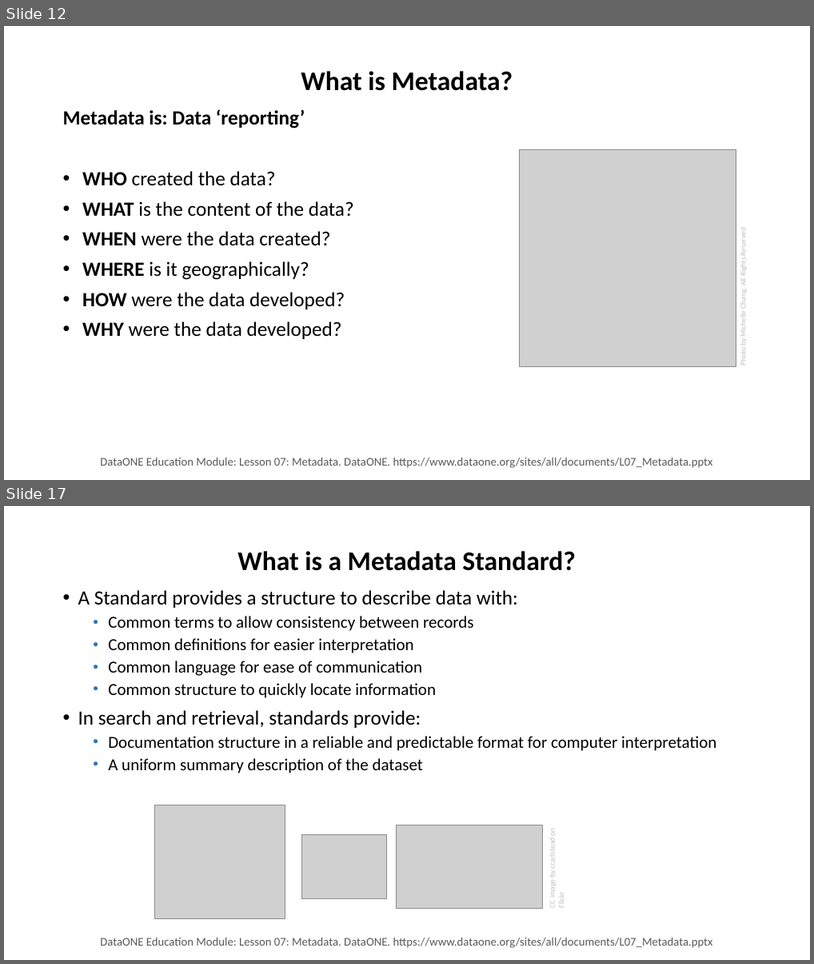
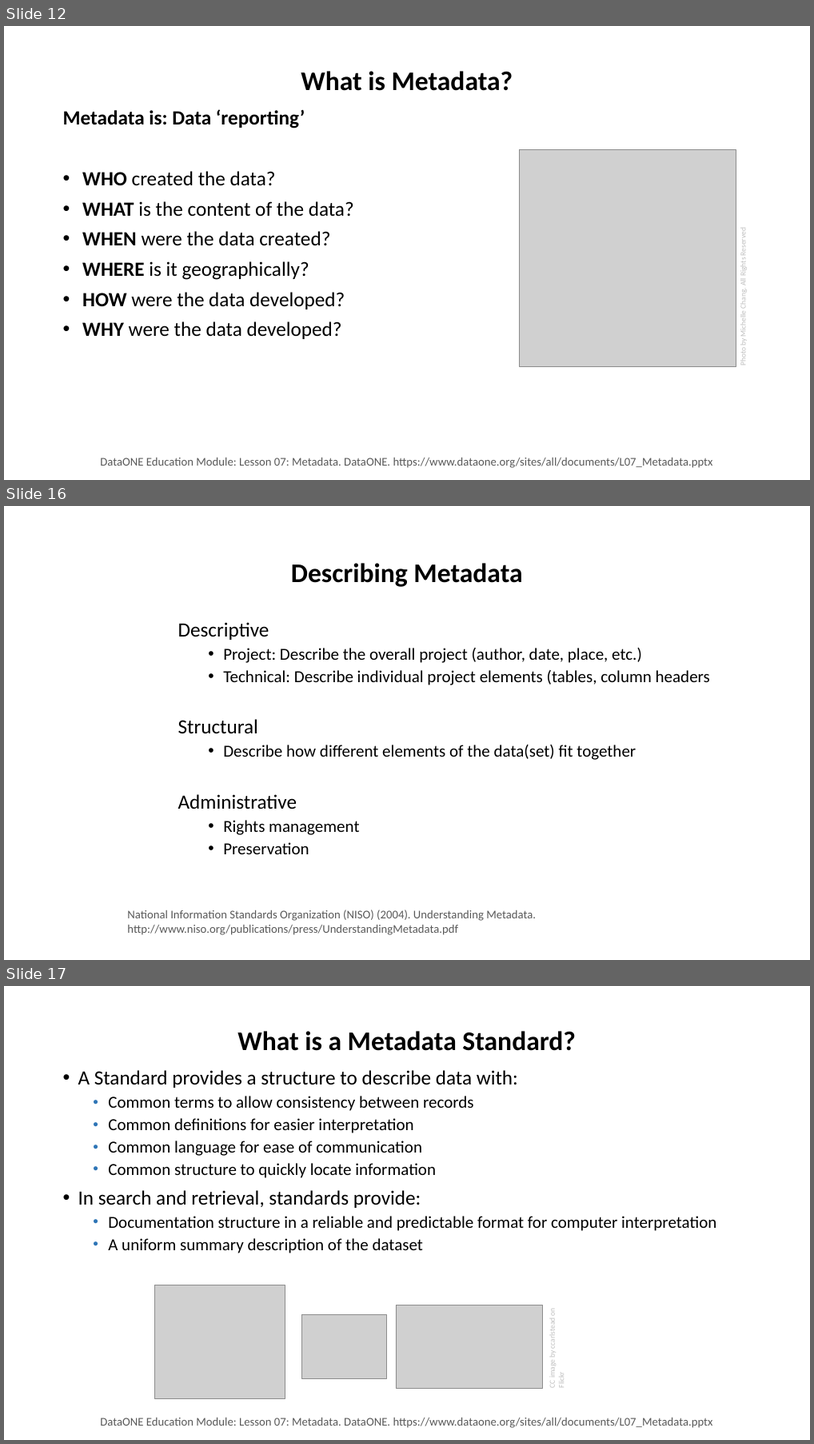
Before and after one commit to tibbben/teaching.data.literacy, a slide deck: UM_DataManagementClass/Lessons/08/08_FirstMeeting.pptx. Shown one above the other, each under a label of ours: slides 12 and 17 before the commit, slides 12, 16 and 17 after it; the slides between them are not shown. The pictures are 814x964 and 814x1444 pixels, drawn with LibreOffice and Linux fonts; fonts in the diff are those of the drawing; grey boxes stand for pictures. Boxes give left, top, right and bottom in pixels: in the first picture for what was removed or moved away, otherwise in the second. Text is boxed around its words. In the diff, an @@ line names an element or a change of style, - is before the commit and + after.

```diff
--- a/UM_DataManagementClass/Lessons/08/08_FirstMeeting.pptx
+++ b/UM_DataManagementClass/Lessons/08/08_FirstMeeting.pptx
@@ slide 16 added at <box>4,506,810,960</box>, background #FFFFFF @@
@@ title added at <box>291,563,522,587</box>, 32 pt, text #000000, bold @@
+Describing Metadata
@@ text added at <box>178,622,710,854</box>, 20 pt, text #000000 @@
+Descriptive
+  • Project: Describe the overall project (author, date, place, etc.)
+  • Technical: Describe individual project elements (tables, column headers
+Structural
+  • Describe how different elements of the data(set) fit together
+Administrative
+  • Rights management
+  • Preservation
@@ text added at <box>127,909,536,935</box>, 14 pt, text #595959 @@
+National Information Standards Organization (NISO) (2004). Understanding Metadata. http://www.niso.org/publications/press/UnderstandingMetadata.pdf
```
Also in this commit, not shown: 6 slides changed, 4 other slides added, 1 slide removed, 3 other files.
